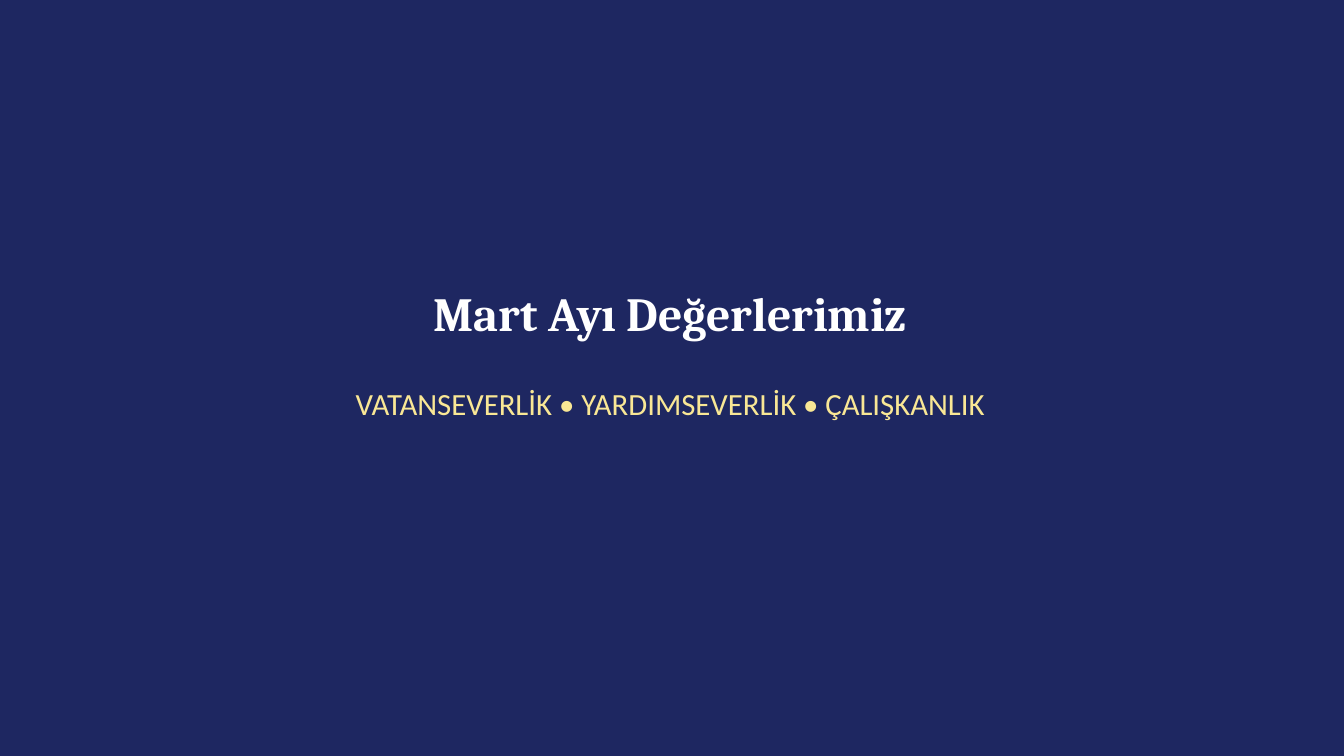
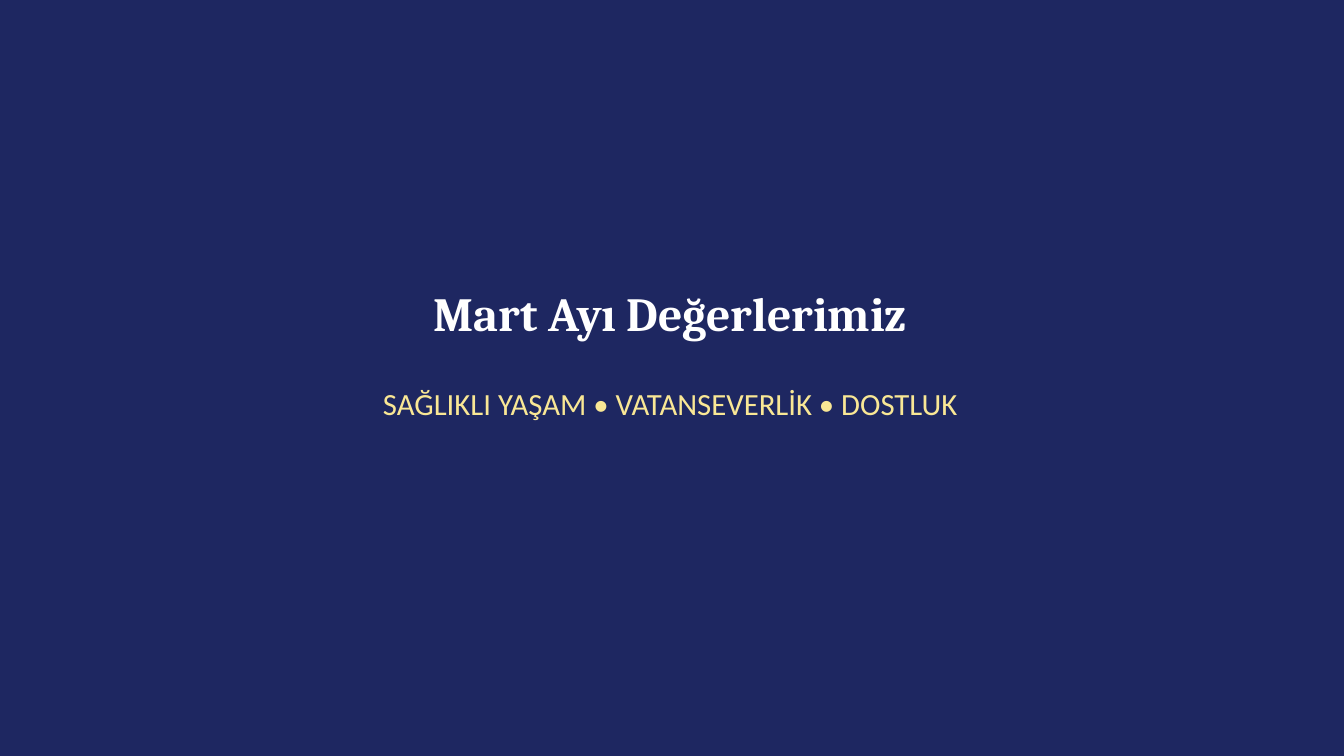
Before and after one commit to oogretmen1-tech/oogretmen1-tech.github.io, a slide deck: slide 5 of mart-cedes-pano.pptx. Drawn at 1344x756 pixels with LibreOffice and Linux fonts; fonts in the diff are those of the drawing. Boxes give left, top, right and bottom in pixels: in the first picture for what was removed or moved away, otherwise in the second. Text is boxed around its words. In the diff, an @@ line names an element or a change of style, - is before the commit and + after.

```diff
--- a/mart-cedes-pano.pptx
+++ b/mart-cedes-pano.pptx
@@ text at bbox=[383, 390, 957, 420]: text changed @@
-VATANSEVERLİK • YARDIMSEVERLİK • ÇALIŞKANLIK
+SAĞLIKLI YAŞAM • VATANSEVERLİK • DOSTLUK
```
Also in this commit, not shown: 3 other slides changed, 1 slide added, 1 slide removed, 40 other files.
